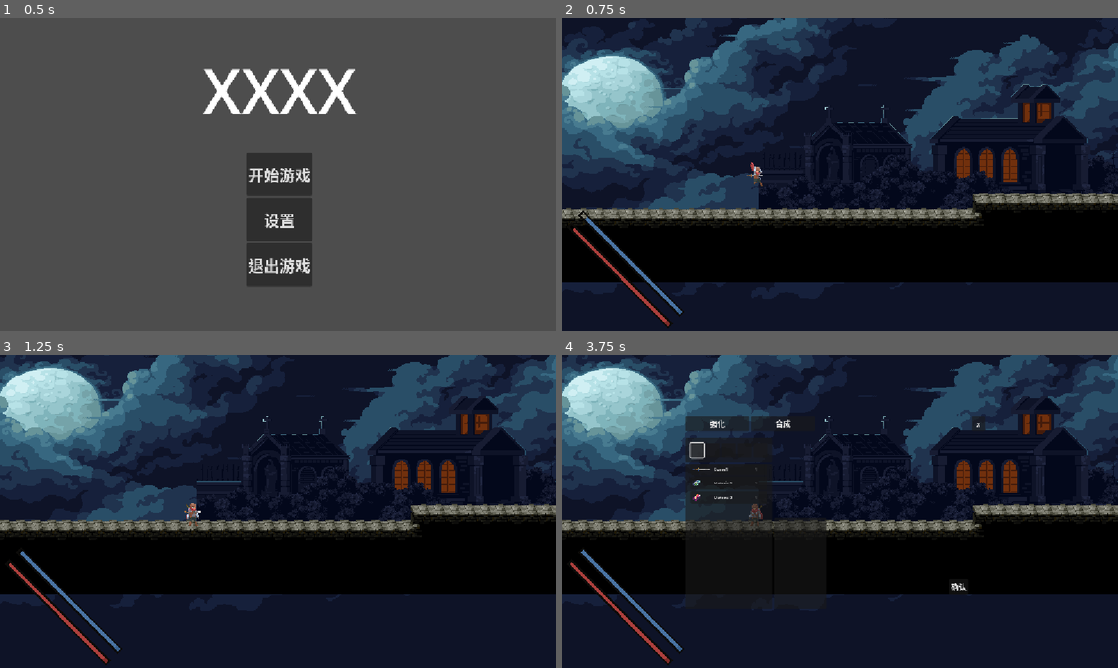
Above: before the commit, frames 1-4 (two rows, left to right).
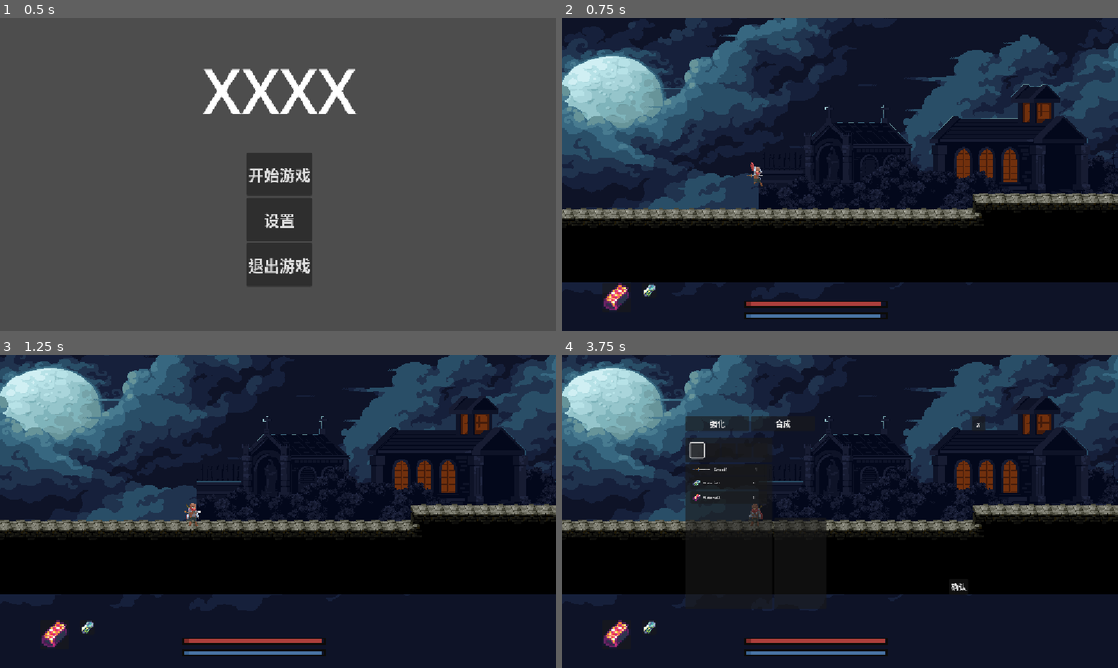
Above: after the commit, the same moments.

Repository: soufih/Dodot_Demo
Game: Godot game, scene res://Scene/Map/MainScene/MainScene.tscn
Two runs of this game, one before a commit and one after it. Both use one fixed random seed, a clock stepped at 60 frames per second and the inputs below.
Inputs (mouse positions are in pixels of both pictures, inside the frame that each line leads up to):
- Up to frame 1 (0.5 s): no input
- Up to frame 2 (0.75 s): click "开始游戏" at 0.5 s
- Up to frame 3 (1.25 s): no input
- Up to frame 4 (3.75 s): tap Enter at 1.25 s; move the mouse to (962, 495) at 1.27 s; hold D (MoveRight) 1.28-2 s; hold Q (SwitchWeapon) 1.28-2 s; click (962, 495) at 1.42 s; tap W (Jump) at 1.52 s; drag from (728, 527) to (845, 542) at 2.02 s; tap Space at 2.75 s; move the mouse to (895, 442) at 2.77 s; hold A (MoveLeft) 2.78-3.5 s; hold K (OpenEquipmentEnhancement) 2.78-3.5 s; click (895, 442) at 2.92 s; tap Q (SwitchWeapon) at 3.05 s; click (695, 448) at 3.52 s

Frame 1 is identical in both runs. In frame 2, 2.2% of the frame differs, in the area x 2-59%, y 61-100%; in frame 3, 2.3%; in frame 4, 2.4%, in the area x 1-59%, y 36-100%.

Commit message:
逻辑优化，新增武器状态栏

Diff:
--- a/Script/Base/BaseUI.gd
+++ b/Script/Base/BaseUI.gd
@@ -7,17 +7,17 @@
 ## 当UI可见性改变时调用
 func _on_visibility_changed():
 	if visible:
-		UIManager.ui_add_to_stack(self)
+		UIManager.ui_add_to_list(self)
 	else:
-		ui_remove_from_stack()
+		UIManager.ui_remove_from_list(self)
 
-##从UI栈中移除
-func ui_remove_from_stack() -> void:
-	while UIManager.UIStack.size() > 0:
-		var top_ui: BaseUI = UIManager.ui_get_top()
-		if top_ui == self:
-			UIManager.ui_pop_from_stack()
-			break
-		else:
-			if UIManager.ui_get_top():
-				UIManager.ui_get_top().hide()
+# ##从UI栈中移除
+# func ui_remove_from_list() -> void:
+# 	while UIManager.UIlist.size() > 0:
+# 		var top_ui: BaseUI = UIManager.ui_get_top()
+# 		if top_ui == self:
+# 			UIManager.ui_pop_from_list()
+# 			break
+# 		else:
+# 			if UIManager.ui_get_top():
+# 				UIManager.ui_get_top().hide()
--- a/Script/Hero/FSM/Attack.gd
+++ b/Script/Hero/FSM/Attack.gd
@@ -5,6 +5,8 @@
 var HitBox: Area2D
 
 func enter():
+	if $"../../WeaponPosition".get_children().is_empty():
+		return
 	if $"../../WeaponPosition".get_child(0) == null:
 		return
 	get_parent().attacking = true
--- a/Script/Hero/HeroProperty.gd
+++ b/Script/Hero/HeroProperty.gd
@@ -34,9 +34,11 @@
 
 
 func equip_weapon(WeaponId: int):
-	if WeaponPosition.get_children().size() != 0:
+	if !WeaponPosition.get_children().is_empty():
 		WeaponPosition.get_child(0).queue_free()
 	ResourceManager.instantiate_item(WeaponId, WeaponPosition)
+	if WeaponPosition.get_children().is_empty():
+		return
 	if WeaponPosition.get_child(0):
 		WeaponPosition.get_child(0).set_self_owner(self)
 
--- a/Script/Static/Home.gd
+++ b/Script/Static/Home.gd
@@ -24,7 +24,7 @@
 	startpoint.add_child(hero)
 
 func _exit_tree() -> void:
-	UIManager.ui_clear_stack()
+	UIManager.ui_clear_list()
 	if inventoryUI:
 		inventoryUI.queue_free()
 	if warehouse:
--- a/Script/Static/Level.gd
+++ b/Script/Static/Level.gd
@@ -14,7 +14,7 @@
 	LevelGenerator.generate_level(LevelInformation.get_level_info().level)
 
 func _exit_tree() -> void:
-	UIManager.ui_clear_stack()
+	UIManager.ui_clear_list()
 	if inventoryUI:
 		inventoryUI.queue_free()
 	if pauseMenuUI:
--- a/Script/System/UIManager.gd
+++ b/Script/System/UIManager.gd
@@ -1,6 +1,6 @@
 extends Node
 
-var UIStack: Array[BaseUI] = []
+var UIList: Array[BaseUI] = []
 var tmp_slot:TmpSlot
 var UILayer: CanvasLayer
 var flotUIlayer: CanvasLayer
@@ -63,35 +63,41 @@
 	if event.is_action_pressed("OpenMap"):
 		ui_open_map()
 
-##UIStack新增元素时调用
-func ui_add_to_stack(ui: BaseUI) -> void:
-	UIStack.append(ui)
-	print("UI Stack:",UIStack)
+##移除UI列表中的UI
+func ui_remove_from_list(ui: BaseUI) -> void:
+	if UIList.has(ui):
+		UIList.erase(ui)
+	print("UI List:",UIList)
 
-##移除UI栈顶元素
-func ui_pop_from_stack() -> void:
-	if UIStack.size() > 0:
-		UIStack.pop_back()
-	print("UI Stack:",UIStack)
+##UIList新增元素时调用
+func ui_add_to_list(ui: BaseUI) -> void:
+	UIList.append(ui)
+	print("UI List:",UIList)
 
-##获取UI栈顶元素
+##移除UI列表顶元素
+func ui_pop_from_list() -> void:
+	if UIList.size() > 0:
+		UIList.pop_back()
+	print("UI List:",UIList)
+
+##获取UI列表顶元素
 func ui_get_top() -> BaseUI:
-	if UIStack.size() > 0:
-		return UIStack[UIStack.size() - 1]
+	if UIList.size() > 0:
+		return UIList[UIList.size() - 1]
 	return null
 
-##清空UI栈
-func ui_clear_stack() -> void:
-	UIStack.clear()
+##清空UI列表
+func ui_clear_list() -> void:
+	UIList.clear()
 
 ##关闭最上层UI
 func ui_cancel():
-	if UIStack.size() > 0:
-		var top_ui: BaseUI = UIStack[UIStack.size() - 1]
+	if UIList.size() > 0:
+		var top_ui: BaseUI = UIList[UIList.size() - 1]
 		if top_ui:
 			top_ui.hide()
 			is_paused = false
-	else: #栈为空时打开暂停菜单
+	else: #列表为空时打开暂停菜单
 		open_pause_menu()
 
 ##打开暂停菜单
--- a/Script/UI_Script/Backpack/slot.gd
+++ b/Script/UI_Script/Backpack/slot.gd
@@ -1,6 +1,7 @@
 extends Button
 
 @onready var label_item_amount: Label = $Label_item_amount
+@onready var item_icon: TextureRect = $item_icon
 
 var button_down_sign = false
 var self_position:Vector2i
@@ -22,7 +23,7 @@
 
 	self_id = item.x
 	self_amount = item.y
-	self_icon = ResourceManager.get_item_icon(self_id)
+	item_icon.texture = ResourceManager.get_item_icon(self_id)
 	set_button_icon(self_icon)
 	#显示物品数量
 	if self_amount > 1:
--- a/Script/UI_Script/Backpack/tmp_slot.gd
+++ b/Script/UI_Script/Backpack/tmp_slot.gd
@@ -15,18 +15,21 @@
 	if button_down_sign:
 		global_position = get_global_mouse_position()
 
-	#设置临时物品图标s
+##设置临时物品图标s
 func set_icon(id:int):
 	Icon.set_texture(ResourceManager.get_item_icon(id))
 
-	#设置临时物品数据
+##设置临时物品数据
 func set_tmp_item(id:int, amount:int):
 	TmpID = id
 	TmpAmount = amount
 
-
+##获取临时物品数据
 func get_tmp_item():
 	return Vector2i(TmpID, TmpAmount)
 
+func refresh():
+	set_icon(TmpID)
+
 func set_button_down_sign(state:bool):
 	button_down_sign = state
--- a/Script/UI_Script/Component_UI/discription_ui.gd
+++ b/Script/UI_Script/Component_UI/discription_ui.gd
@@ -4,6 +4,7 @@
 @onready var Name = $PanelContainer/MarginContainer/VBoxContainer/Name
 @onready var Description = $PanelContainer/MarginContainer/VBoxContainer/Description
 @onready var Property = $PanelContainer/MarginContainer/VBoxContainer/Property
+
 
 func modify_displayed_information(itemConfig:Dictionary):
 	if !itemConfig:
@@ -14,5 +15,5 @@
 
 
 func _on_panel_gui_input(event: InputEvent) -> void:
-	if event.as_text() == "Right Mouse Button":
+	if event.as_text() == "Right Mouse Button" && event.is_pressed():
 		hide()
--- a/Script/UI_Script/Component_UI/item_list_slot.gd
+++ b/Script/UI_Script/Component_UI/item_list_slot.gd
@@ -3,7 +3,7 @@
 
 signal slot_pressed
 
-@onready var icon:TextureRect = $MarginContainer/item_icon_true
+@onready var icon:TextureRect = $MarginContainer/HBoxContainer/item_icon
 @onready var itemName: Label = $MarginContainer/HBoxContainer/item_name
 @onready var amount: Label = $MarginContainer/HBoxContainer/item_amount
 
@@ -14,7 +14,15 @@
 	id = itemConfig.id
 	icon.texture = ResourceManager.get_item_icon(itemConfig.id)
 	itemName.text = ResourceManager.get_item_name(itemConfig.id)
+
 	amount.text = str(itemConfig.amount)
+
+	if !icon.texture:
+		icon.hide()
+	if !itemName.text:
+		itemName.hide()
+	if !amount.text:
+		amount.hide()
 
 
 func _on_button_button_down() -> void:
--- a/Script/UI_Script/Player_State_UI/player_state_ui.gd
+++ b/Script/UI_Script/Player_UI/Player_State_UI/player_state_ui.gd
@@ -16,11 +16,12 @@
 func _ready() ->void:
 	begin()
 	Hero = DataLoader.get_hero()
-	Hero.mana_changed.connect(update_mana)
-	Hero.health_changed.connect(update_health)
-	await get_tree().create_timer(0.1).timeout
-	update_health()
-	update_mana()
+	if Hero:
+		Hero.mana_changed.connect(update_mana)
+		Hero.health_changed.connect(update_health)
+		await get_tree().create_timer(0.1).timeout
+		update_health()
+		update_mana()
 
 #血条显示更新
 func update_health() ->void:
--- /dev/null
+++ b/Script/UI_Script/Player_UI/Weapon_State_UI/weapon_state_ui.gd
@@ -0,0 +1,66 @@
+extends Control
+
+@onready var current_item_container = $current_item_container
+@onready var next_item_container = $next_item_container
+@onready var current_item = $current_item_container/current_item
+@onready var next_item = $next_item_container/next_item
+var completed:bool = true
+
+func _input(event: InputEvent) -> void:
+	if event.is_action_pressed("SwitchWeapon") && completed:
+		switch_item()
+
+func switch_item():
+	completed = false
+	var tween:Tween = create_tween()
+
+	#记录当前武器容器状态
+	var original_position = current_item_container.global_position
+	var original_size = current_item_container.size
+	var original_modulate = current_item_container.modulate
+
+	#记录下一个武器容器状态
+	var next_original_position = next_item_container.global_position
+	var next_original_size = next_item_container.size
+	var next_original_modulate = next_item_container.modulate
+
+	#当前武器容器同时向左移动放大淡出
+	tween.tween_property(current_item_container, "global_position:x", 0, 0.1)
+	tween.set_parallel()
+	tween.tween_property(current_item_container, "size", Vector2(90, 90), 0.1)
+	tween.set_parallel()
+	tween.tween_property(current_item_container, "modulate:a", 0, 0.1)
+
+	#下一个武器向左移动至当前武器的武器并放大
+	tween.tween_property(next_item_container, "global_position:x", original_position.x, 0.25)
+	tween.set_parallel()
+	tween.tween_property(next_item_container, "size", original_size, 0.25)
+	tween.set_parallel()
+
+	#交换当前武器和下一个武器
+	tween.tween_callback((func() -> void:
+		var temp = current_item.texture
+		current_item.texture = next_item.texture
+		next_item.texture = temp
+
+		#恢复当前武器容器到初始状态
+		current_item_container.global_position = original_position
+		current_item_container.size = original_size
+		current_item_container.modulate.a = original_modulate.a
+
+		#将下一个武器容器移出屏幕右侧并缩小透明
+		next_item_container.global_position = next_original_position
+		next_item_container.size = next_original_size
+		next_item_container.modulate.a = 1
+		)
+	).set_delay(0.25)
+
+	#恢复下一个武器容器到初始状态
+	#tween.tween_property(next_item_container, "modulate:a", original_modulate.a, 0.5)
+	#tween.set_parallel()
+	#tween.tween_property(next_item_container, "global_position", next_original_position, 0.5)
+	#tween.set_parallel()
+	#tween.tween_property(next_item_container, "size", next_original_size, 0.5)
+	tween.tween_callback(func():
+		completed = true
+		).set_delay(0.25)
--- a/Script/UI_Script/Warehouse_UI/warehouse_ui.gd
+++ b/Script/UI_Script/Warehouse_UI/warehouse_ui.gd
@@ -15,9 +15,11 @@
 	refresh_display()
 	discription_ui.hide()
 
+
 func refresh_display():
 	var displayed_items = item_selector_ui.selector(warehouse)
 	item_list_ui.modify_items_list(displayed_items)
+
 
 func _on_self_visibility_changed() -> void:
 	if !visible:
@@ -29,13 +31,13 @@
 	discription_ui.show()
 
 
-#func _on_slot_pressed(item:Dictionary):
-	#discription_ui.modify_displayed_information(item)
-	#discription_ui.show()
-
-func _on_selector_button_pressed(type:ENUM.ItemType):
+func _on_item_selector_ui_selector_button_pressed(type:ENUM.ItemType) -> void:
 	refresh_display()
 
 
-func _on_item_selector_ui_selector_button_pressed(type:ENUM.ItemType) -> void:
-	refresh_display()
+func _on_item_list_ui_gui_input(event: InputEvent) -> void:
+	if event.as_text() == "Left Mouse Button" && event.is_pressed():
+		var tmp_slot = UIManager.tmp_slot.get_tmp_item()
+		if WarehouseSystem.add_item_to_warehouse(tmp_slot.x, tmp_slot.y):
+			UIManager.tmp_slot.set_tmp_item(-1, 0)
+			UIManager.tmp_slot.refresh()
--- a/UI/Bag_UI/slot.tscn
+++ b/UI/Bag_UI/slot.tscn
@@ -11,7 +11,7 @@
 texture = SubResource("AtlasTexture_2purt")
 
 [node name="Button" type="Button" parent="."]
-modulate = Color(1, 1, 1, 0.92941177)
+self_modulate = Color(1, 1, 1, 0)
 layout_mode = 1
 anchors_preset = 15
 anchor_right = 1.0
@@ -25,6 +25,16 @@
 toggle_mode = true
 script = ExtResource("2_2purt")
 
+[node name="item_icon" type="TextureRect" parent="Button"]
+layout_mode = 1
+anchors_preset = 8
+anchor_left = 0.5
+anchor_top = 0.5
+anchor_right = 0.5
+anchor_bottom = 0.5
+grow_horizontal = 2
+grow_vertical = 2
+
 [node name="Label_item_amount" type="Label" parent="Button"]
 layout_mode = 0
 offset_right = 26.0
--- a/UI/Component_UI/Item_List_UI/item_list_slot.tscn
+++ b/UI/Component_UI/Item_List_UI/item_list_slot.tscn
@@ -26,8 +26,9 @@
 
 [node name="item_icon" type="TextureRect" parent="MarginContainer/HBoxContainer"]
 layout_mode = 2
-size_flags_horizontal = 3
-size_flags_stretch_ratio = 2.0
+size_flags_horizontal = 0
+size_flags_vertical = 4
+texture = SubResource("AtlasTexture_kvmbs")
 
 [node name="item_name" type="Label" parent="MarginContainer/HBoxContainer"]
 layout_mode = 2
@@ -42,12 +43,6 @@
 theme_override_font_sizes/font_size = 8
 autowrap_mode = 3
 
-[node name="item_icon_true" type="TextureRect" parent="MarginContainer"]
-layout_mode = 2
-size_flags_horizontal = 0
-size_flags_vertical = 4
-texture = SubResource("AtlasTexture_kvmbs")
-
 [node name="Button" type="Button" parent="."]
 self_modulate = Color(1, 1, 1, 0)
 layout_mode = 2
--- a/UI/Component_UI/discription_ui.tscn
+++ b/UI/Component_UI/discription_ui.tscn
@@ -10,6 +10,7 @@
 grow_horizontal = 0
 mouse_filter = 1
 script = ExtResource("1_ctkqa")
+metadata/_edit_vertical_guides_ = [1412.0]
 
 [node name="PanelContainer" type="PanelContainer" parent="."]
 custom_minimum_size = Vector2(260, 360)
@@ -57,12 +58,10 @@
 
 [node name="Panel" type="Panel" parent="."]
 modulate = Color(1, 1, 1, 0)
-custom_minimum_size = Vector2(1150, 650)
 layout_mode = 0
-offset_left = -894.0
-offset_top = -1.0
-offset_right = 256.0
-offset_bottom = 649.0
+offset_right = 393.525
+offset_bottom = 102.875
+scale = Vector2(0.659, 3.485)
 mouse_filter = 1
 
 [connection signal="gui_input" from="Panel" to="." method="_on_panel_gui_input"]
--- a/UI/PlayerUI/PlayerUI.tscn
+++ b/UI/PlayerUI/PlayerUI.tscn
@@ -1,14 +1,15 @@
-[gd_scene load_steps=2 format=3 uid="uid://cc5wdn2jl6o02"]
+[gd_scene load_steps=3 format=3 uid="uid://cc5wdn2jl6o02"]
 
-[ext_resource type="PackedScene" uid="uid://bd2erf76jvubl" path="res://UI/Player_State_UI/Player_State_UI.tscn" id="1_4r1r0"]
+[ext_resource type="PackedScene" uid="uid://bd2erf76jvubl" path="res://UI/PlayerUI/Player_State_UI.tscn" id="1_4r1r0"]
+[ext_resource type="PackedScene" uid="uid://c6i4w1y5eednm" path="res://UI/PlayerUI/weapon_state_ui.tscn" id="2_4r1r0"]
 
 [node name="PlayerUi" type="CanvasLayer"]
 follow_viewport_scale = 0.001
 
 [node name="Player_State_UI" parent="." instance=ExtResource("1_4r1r0")]
-offset_left = -1.0
-offset_top = -1.0
-offset_right = -1.0
-offset_bottom = -1.0
-rotation = 6.2830772
-metadata/_edit_use_anchors_ = true
+offset_left = 378.0
+offset_top = 556.0
+offset_right = -474.0
+offset_bottom = 8.0
+
+[node name="weapon_state_ui" parent="." instance=ExtResource("2_4r1r0")]
--- a/UI/Player_State_UI/Player_State_UI.tscn
+++ b/UI/PlayerUI/Player_State_UI.tscn
@@ -1,6 +1,6 @@
 [gd_scene load_steps=6 format=3 uid="uid://bd2erf76jvubl"]
 
-[ext_resource type="Script" uid="uid://d1vdkqejq3msk" path="res://Script/UI_Script/Player_State_UI/player_state_ui.gd" id="1_hf3bv"]
+[ext_resource type="Script" uid="uid://d1vdkqejq3msk" path="res://Script/UI_Script/Player_UI/Player_State_UI/player_state_ui.gd" id="1_hf3bv"]
 [ext_resource type="Texture2D" uid="uid://fgbi2k6cqxax" path="res://Rescource/UI/Base-01.png" id="2_kfmsa"]
 
 [sub_resource type="AtlasTexture" id="AtlasTexture_y32wq"]
@@ -20,17 +20,19 @@
 anchors_preset = 15
 anchor_right = 1.0
 anchor_bottom = 1.0
+offset_left = 360.0
+offset_top = 512.0
+offset_right = -492.0
+offset_bottom = -36.0
 grow_horizontal = 2
 grow_vertical = 2
 script = ExtResource("1_hf3bv")
 
 [node name="HP" type="HBoxContainer" parent="."]
 layout_mode = 0
-offset_left = 159.99998
-offset_top = 704.0
-offset_right = 274.0
-offset_bottom = 756.0
-rotation = 3.9269907
+offset_top = -56.0
+offset_right = 114.0
+offset_bottom = -4.0
 scale = Vector2(5.1680574, 3.55895)
 
 [node name="Health_bar" type="TextureProgressBar" parent="HP"]
@@ -45,11 +47,9 @@
 
 [node name="MP" type="HBoxContainer" parent="."]
 layout_mode = 0
-offset_left = 183.99995
-offset_top = 680.0
-offset_right = 297.99994
-offset_bottom = 732.0
-rotation = 3.9269907
+offset_top = -32.0
+offset_right = 114.0
+offset_bottom = 20.0
 scale = Vector2(5.1680574, 3.55895)
 
 [node name="Mana_bar" type="TextureProgressBar" parent="MP"]
@@ -61,3 +61,9 @@
 texture_over = SubResource("AtlasTexture_y32wq")
 texture_progress = SubResource("AtlasTexture_hf3bv")
 texture_progress_offset = Vector2(0.5, 0)
+
+[node name="Panel" type="Panel" parent="."]
+self_modulate = Color(1, 1, 1, 0)
+layout_mode = 0
+offset_right = 300.0
+offset_bottom = 100.0
--- /dev/null
+++ b/UI/PlayerUI/weapon_state_ui.tscn
@@ -0,0 +1,37 @@
+[gd_scene load_steps=4 format=3 uid="uid://c6i4w1y5eednm"]
+
+[ext_resource type="Texture2D" uid="uid://b4acdgasrsxit" path="res://Rescource/Static/Material/item320.png" id="1_ceat4"]
+[ext_resource type="Script" uid="uid://drqaabkxebxad" path="res://Script/UI_Script/Player_UI/Weapon_State_UI/weapon_state_ui.gd" id="1_r6xbp"]
+[ext_resource type="Texture2D" uid="uid://7mko7pt3q7qq" path="res://Rescource/Static/Material/item296.png" id="2_r6xbp"]
+
+[node name="weapon_state_ui" type="Control"]
+layout_mode = 3
+anchors_preset = 2
+anchor_top = 1.0
+anchor_bottom = 1.0
+grow_vertical = 0
+script = ExtResource("1_r6xbp")
+
+[node name="current_item_container" type="PanelContainer" parent="."]
+custom_minimum_size = Vector2(60, 60)
+layout_mode = 0
+offset_left = 83.0
+offset_top = -99.0
+offset_right = 143.0
+offset_bottom = -39.0
+
+[node name="current_item" type="TextureRect" parent="current_item_container"]
+layout_mode = 2
+texture = ExtResource("1_ceat4")
+
+[node name="next_item_container" type="PanelContainer" parent="."]
+custom_minimum_size = Vector2(30, 30)
+layout_mode = 0
+offset_left = 166.0
+offset_top = -99.0
+offset_right = 196.0
+offset_bottom = -69.0
+
+[node name="next_item" type="TextureRect" parent="next_item_container"]
+layout_mode = 2
+texture = ExtResource("2_r6xbp")
--- a/UI/Warehouse_UI/warehouse_ui.tscn
+++ b/UI/Warehouse_UI/warehouse_ui.tscn
@@ -34,4 +34,5 @@
 size_flags_vertical = 3
 
 [connection signal="selector_button_pressed" from="VBoxContainer/item_selector_ui" to="." method="_on_item_selector_ui_selector_button_pressed"]
+[connection signal="gui_input" from="VBoxContainer/item_list_ui" to="." method="_on_item_list_ui_gui_input"]
 [connection signal="list_slot_pressed" from="VBoxContainer/item_list_ui" to="." method="_on_item_list_ui_list_slot_pressed"]
Renamed: Script/UI_Script/Player_State_UI/player_state_ui.gd.uid -> Script/UI_Script/Player_UI/Player_State_UI/player_state_ui.gd.uid
Not shown, added: Script/UI_Script/Player_UI/Weapon_State_UI/weapon_state_ui.gd.uid
